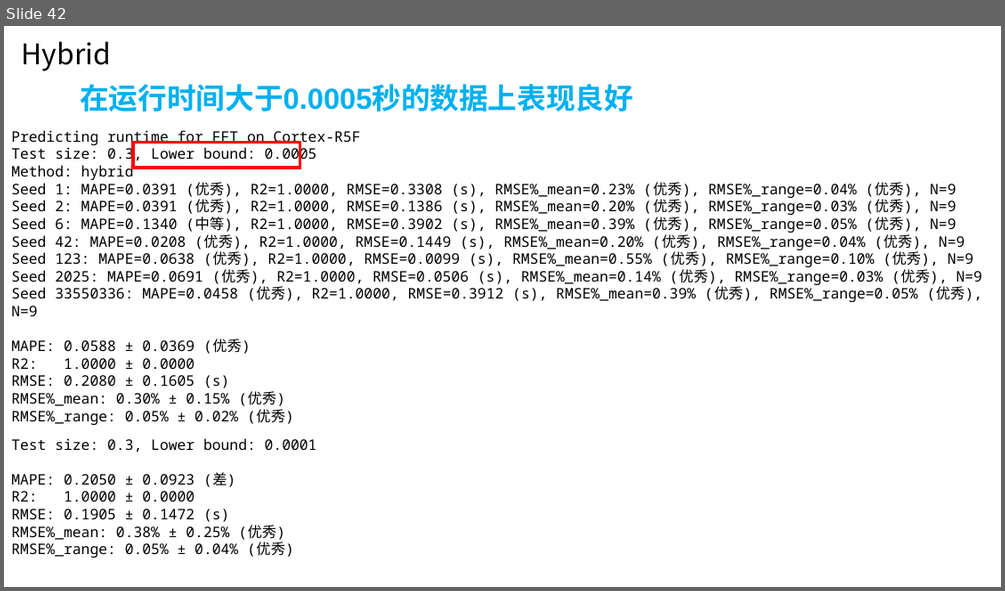
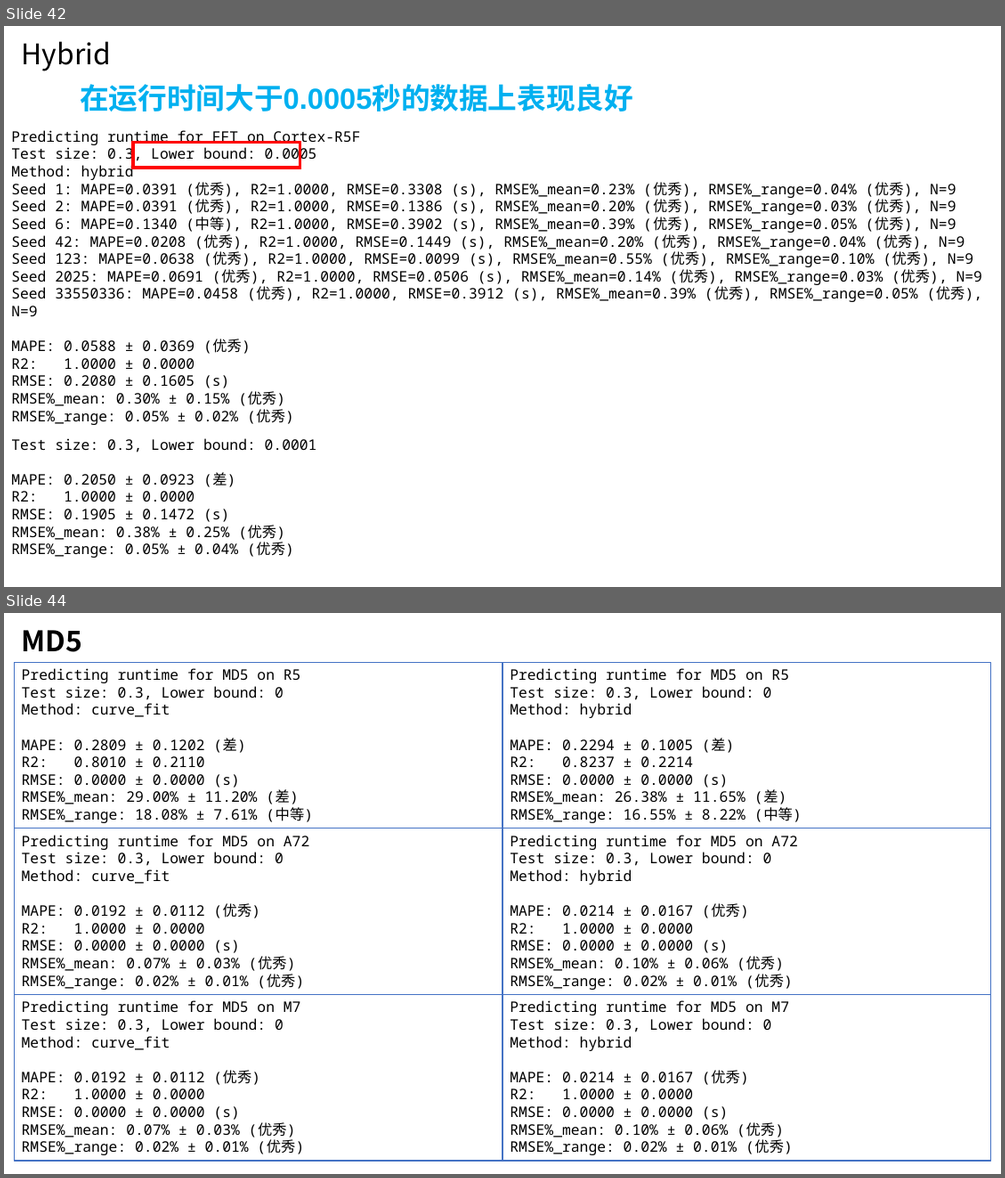
Before and after one commit to AE-26710/Time-Prediction, a slide deck: R5.pptx. Shown one above the other, each under a label of ours: slide 42 before the commit, slides 42 and 44 after it; the slides between them are not shown. The pictures are 1005x591 and 1005x1178 pixels, drawn with LibreOffice and Linux fonts; fonts in the diff are those of the drawing. Boxes give left, top, right and bottom in pixels: in the first picture for what was removed or moved away, otherwise in the second. Text is boxed around its words. In the diff, an @@ line names an element or a change of style, - is before the commit and + after.

```diff
--- a/R5.pptx
+++ b/R5.pptx
@@ slide 44 added at [4,613,1001,1174], background #FFFFFF @@
@@ text added at [22,630,83,652], 27.3 pt, text #000000, bold @@
+MD5
@@ rectangle added at [15,662,502,828], outline #4472C4 1 pt, 14 pt, text #000000 @@
+Predicting runtime for MD5 on R5
+Test size: 0.3, Lower bound: 0
+Method: curve_fit
+MAPE: 0.2809 ± 0.1202 (差)
+R2: 0.8010 ± 0.2110
+RMSE: 0.0000 ± 0.0000 (s)
+RMSE%_mean: 29.00% ± 11.20% (差)
+RMSE%_range: 18.08% ± 7.61% (中等)
@@ rectangle added at [502,662,991,828], outline #4472C4 1 pt, 14 pt, text #000000 @@
+Predicting runtime for MD5 on R5
+Test size: 0.3, Lower bound: 0
+Method: hybrid
+MAPE: 0.2294 ± 0.1005 (差)
+R2: 0.8237 ± 0.2214
+RMSE: 0.0000 ± 0.0000 (s)
+RMSE%_mean: 26.38% ± 11.65% (差)
+RMSE%_range: 16.55% ± 8.22% (中等)
@@ rectangle added at [15,828,502,995], outline #4472C4 1 pt, 14 pt, text #000000 @@
+Predicting runtime for MD5 on A72
+Test size: 0.3, Lower bound: 0
+Method: curve_fit
+MAPE: 0.0192 ± 0.0112 (优秀)
+R2: 1.0000 ± 0.0000
+RMSE: 0.0000 ± 0.0000 (s)
+RMSE%_mean: 0.07% ± 0.03% (优秀)
+RMSE%_range: 0.02% ± 0.01% (优秀)
@@ rectangle added at [502,828,991,995], outline #4472C4 1 pt, 14 pt, text #000000 @@
+Predicting runtime for MD5 on A72
+Test size: 0.3, Lower bound: 0
+Method: hybrid
+MAPE: 0.0214 ± 0.0167 (优秀)
+R2: 1.0000 ± 0.0000
+RMSE: 0.0000 ± 0.0000 (s)
+RMSE%_mean: 0.10% ± 0.06% (优秀)
+RMSE%_range: 0.02% ± 0.01% (优秀)
@@ rectangle added at [15,995,502,1160], outline #4472C4 1 pt, 14 pt, text #000000 @@
+Predicting runtime for MD5 on M7
+Test size: 0.3, Lower bound: 0
+Method: curve_fit
+MAPE: 0.0192 ± 0.0112 (优秀)
+R2: 1.0000 ± 0.0000
+RMSE: 0.0000 ± 0.0000 (s)
+RMSE%_mean: 0.07% ± 0.03% (优秀)
+RMSE%_range: 0.02% ± 0.01% (优秀)
@@ rectangle added at [502,995,991,1160], outline #4472C4 1 pt, 14 pt, text #000000 @@
+Predicting runtime for MD5 on M7
+Test size: 0.3, Lower bound: 0
+Method: hybrid
+MAPE: 0.0214 ± 0.0167 (优秀)
+R2: 1.0000 ± 0.0000
+RMSE: 0.0000 ± 0.0000 (s)
+RMSE%_mean: 0.10% ± 0.06% (优秀)
+RMSE%_range: 0.02% ± 0.01% (优秀)
```
Also in this commit, not shown: 1 slide changed, 5 other slides added, 1 slide removed, 2 other files.
